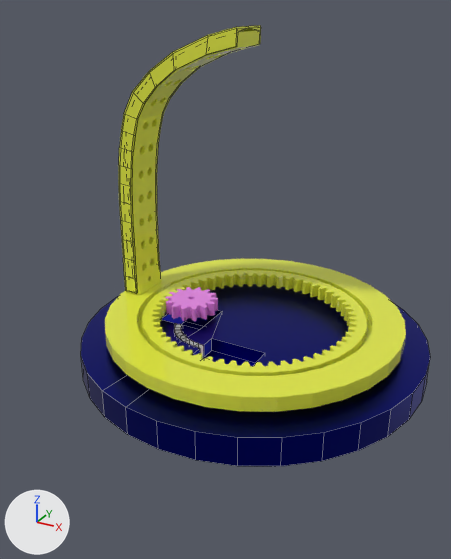
The Blender file UV_curing_station.blend as it was, and as the next commit left it.
Both versions are drawn from a 50 mm lens placed at (0.179, -0.368, 0.113), pointed at (0.001, -0.045, -0.048). Arrows for +X, +Y and +Z are at lower left; the lights stay in place. Mesh edges are drawn as thin lines on the coarser meshes.

Script lines for the objects in view, before the commit:
```python
me_cylinder = bpy.data.meshes.new('Cylinder')
me_cylinder.from_pydata(...)  # 208 vertices, 206 faces; spans x -0.09..0.09, y -0.09..0.09, z -0.095..-0.078
me_cylinder.materials.append(mat_other)  # blue #000e8a
me_cylinder_005 = bpy.data.meshes.new('Cylinder.005')
me_cylinder_005.from_pydata(...)  # 479 vertices, 373 faces; spans x -0.103..0.103, y -0.103..0.103, z -0.108..-0.093
me_cylinder_005.materials.append(mat_other)  # blue #000e8a
me_mesh = bpy.data.meshes.new('Mesh')
me_mesh.from_pydata(...)  # 664 vertices, 336 faces; spans x -0.0204..0.0204, y -0.02..0.02, z -0.005..0.005
me_mesh.materials.append(mat_gears)  # pink #e685e7
ob_spacer = bpy.data.objects.new('Spacer', me_cylinder_005)
ob_spacer.location = (0.0, 0.0, 0.0)
ob_spacer.hide_set(True)
ob_spur_gear = bpy.data.objects.new('Spur_gear', me_mesh)
ob_spur_gear.location = (-0.0536, 0.0002, -0.0975)
ob_table = bpy.data.objects.new('Table', me_cylinder)
ob_table.location = (0.0, 0.0, -0.004)
ob_table.hide_set(True)
# also in view: 'UV Tentacle' at (-0.056, 0.0, 0.001); 'Ring' at (0.0, 0.0, -0.097); 'Stand' at (0.0, 0.0, -0.116); 'Tentacle cover' at (-0.055, 0.0, 0.005)
```
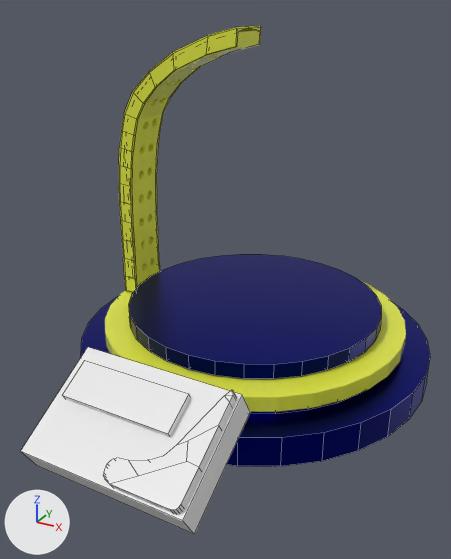
Commit message: Started work on the control panel

Boxes (x1, y1, x2, y2) around the edits, measured in the pictures (451 x 559 px):
'Table', shown (blue)
    after: (129, 254, 381, 379)
'Cube', added
    after: (21, 347, 250, 534)
'On/Off switch', added
    after: (103, 390, 236, 513)
'LCD', added
    after: (62, 361, 191, 437)
'Spacer', shown
    after: (250, 392, 362, 414)
'Stand', unchanged, covered by the edit
    before: (81, 284, 430, 467)
    after: (81, 297, 430, 467)
'Ring', unchanged, covered by the edit
    before: (105, 259, 406, 412)
    after: (105, 281, 406, 412)
'Spur_gear', unchanged, covered by the edit
    before: (165, 287, 218, 321)

The change, as a diff of the scene's bpy script:
```diff
--- a/UV_curing_station.blend.py
+++ b/UV_curing_station.blend.py
@@ me_cube_005 @@
+me_cube_005.from_pydata(...)  # 80 vertices, 53 faces; spans x -0.0321..0.0349, y -0.0234..0.0236, z -0.1075..-0.0875
@@ me_cube_004 @@
+me_cube_004.from_pydata(...)  # 16 vertices, 14 faces; spans x -0.04..0.04, y -0.04..0.04, z -0.06..0.12
@@ me_cube_006 @@
+me_cube_006.from_pydata(...)  # a box spanning x -0.035..0.035, y -0.035..0.035, z -0.035..0.035
@@ ob_spacer @@
 ob_spacer.location = (0.0, 0.0, 0.0)
-ob_spacer.hide_set(True)
@@ ob_table @@
 ob_table.location = (0.0, 0.0, -0.004)
-ob_table.hide_set(True)
@@ ob_on_off_switch @@
+ob_on_off_switch = bpy.data.objects.new('On/Off switch', me_cube_005)
+ob_on_off_switch.location = (0.0265, -0.1948, -0.012)
+ob_on_off_switch.rotation_euler = (0.0, 0.524, -1.571)  # degrees (0, 30, -90)
@@ ob_lcd @@
+ob_lcd = bpy.data.objects.new('LCD', me_cube_004)
+ob_lcd.location = (-0.0101, -0.1349, -0.0935)
+ob_lcd.rotation_euler = (0.524, 0.0, 0.0)  # degrees (30, 0, 0)
+ob_lcd.scale = (1.0, 0.45, 0.1)
@@ ob_cube @@
+ob_cube = bpy.data.objects.new('Cube', me_cube_006)
+ob_cube.location = (-0.0001, -0.1449, -0.1015)
+ob_cube.rotation_euler = (0.0, -0.524, 1.571)  # degrees (0, -30, 90)
+ob_cube.scale = (1.0, 1.5, 0.286)
```
